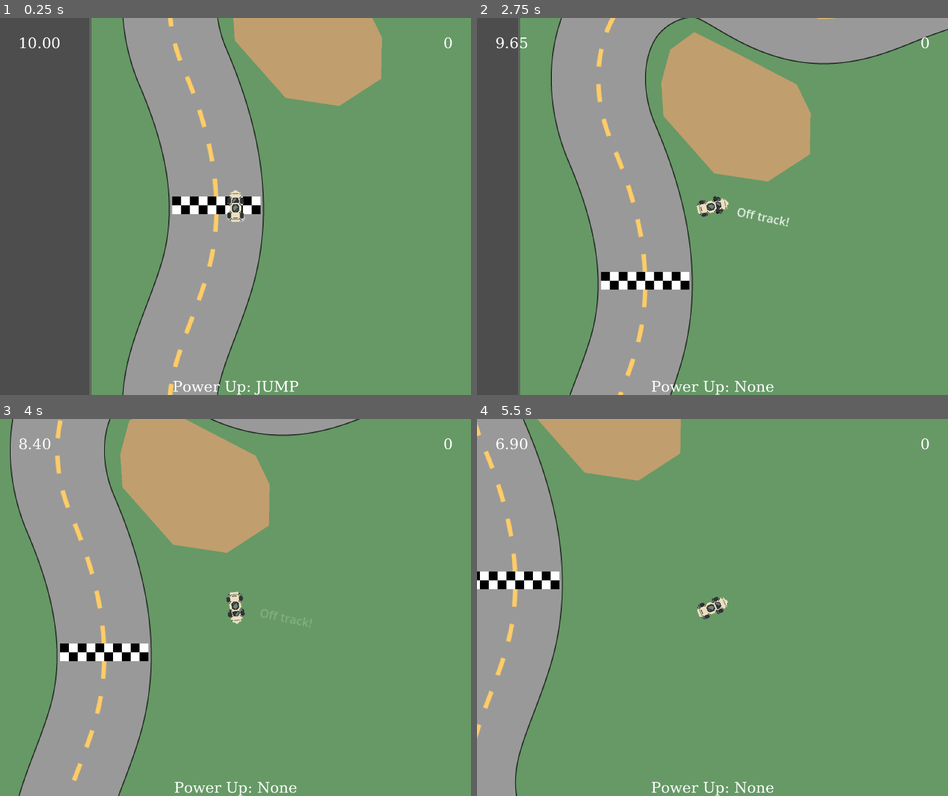
Above: before the commit, frames 1-4 (two rows, left to right).
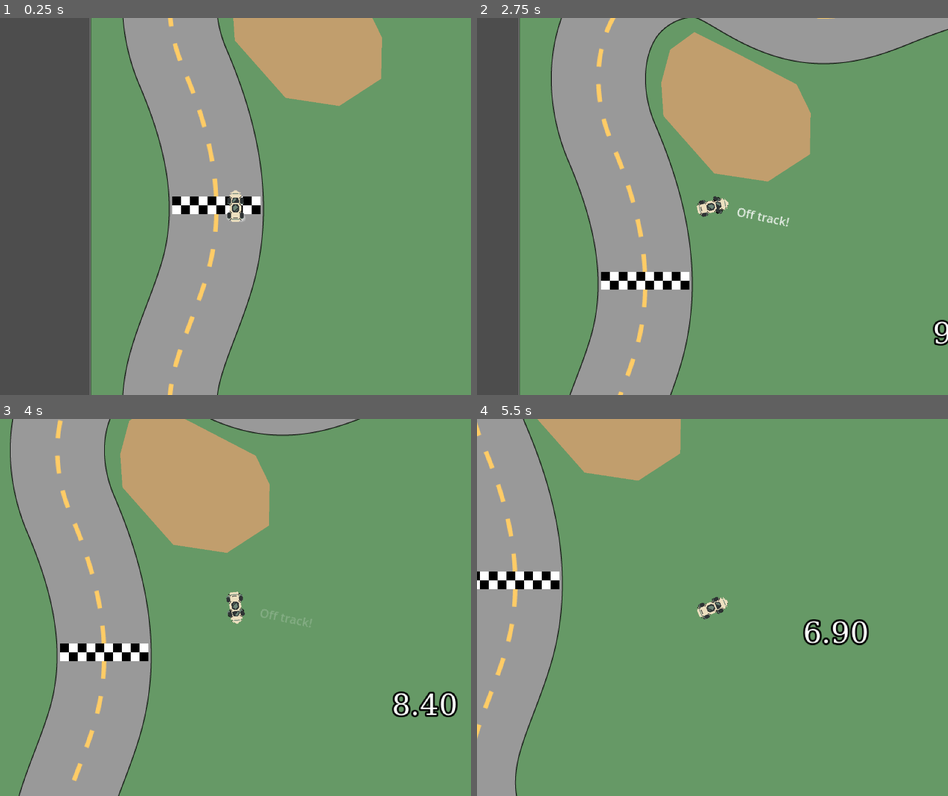
Above: after the commit, the same moments.

Repository: PGComai/Made-at-the-MADE-2025
Game: Godot game, scene res://scenes/racetrack2/racetrack2.tscn
Two runs of this game, one before a commit and one after it. Both use one fixed random seed, a clock stepped at 60 frames per second and the inputs below.
Inputs:
- Up to frame 1 (0.25 s): no input
- Up to frame 2 (2.75 s): hold D (right) 0.53-1.28 s; tap . (a) at 0.6, 1.35, 2.1 s; hold S (brake) 1.28-2.03 s; hold D (right) from 2.03 s (still down)
- Up to frame 3 (4 s): tap . (a) at 2.85, 3.6 s; release D (right) at 3.53 s; hold A (left) from 3.53 s (still down)
- Up to frame 4 (5.5 s): tap . (a) at 4.35, 5.1 s; release A (left) at 5.03 s; hold S (brake) from 5.03 s (still down)

The runs differ from the first frame. In frame 1, 0.4% of the frame differs, in the area x 4-96%, y 5-100%; in frame 2, 0.5%; in frame 3, 1.0%; in frame 4, 1.0%.

Commit message:
Stop using viewport texture in main

Diff:
--- a/main.gd
+++ b/main.gd
@@ -1,4 +1,4 @@
-extends Control
+extends Node
 
 const POINT_TIME := 0.1
 
@@ -10,7 +10,7 @@
 @export var car: Car
 @onready var time_label: Label = %LabelTimeLeft
 @onready var score_label: Label = %Score
-@onready var label_power_up: Label = $LabelPowerUp
+@onready var label_power_up: Label = %LabelPowerUp
 
 func _ready() -> void:
 	car.completed_lap.connect(_on_completed_lap)
--- a/scenes/game_over/game_over.tscn
+++ b/scenes/game_over/game_over.tscn
@@ -17,6 +17,7 @@
 font_size = 30
 
 [node name="GameOver" type="CanvasLayer"]
+layer = 100
 script = ExtResource("1_3j056")
 
 [node name="Control" type="ColorRect" parent="."]
--- a/scenes/racetrack2/racetrack2.tscn
+++ b/scenes/racetrack2/racetrack2.tscn
@@ -9,136 +9,108 @@
 [ext_resource type="PackedScene" uid="uid://bivlmeywelyqy" path="res://scenes/finish_line/finish_line.tscn" id="6_ddnrx"]
 [ext_resource type="Script" uid="uid://duykyco6wqlc" path="res://terrain/terrain.gd" id="7_gr8d5"]
 
-[sub_resource type="ViewportTexture" id="ViewportTexture_gr8d5"]
-viewport_path = NodePath("TextureRect/SubViewport")
-
 [sub_resource type="SystemFont" id="SystemFont_wyggb"]
 font_names = PackedStringArray("monospace")
+subpixel_positioning = 0
 
 [sub_resource type="LabelSettings" id="LabelSettings_gq24m"]
 font = SubResource("SystemFont_wyggb")
 font_size = 40
+outline_size = 10
+outline_color = Color(0, 0, 0, 1)
 
-[sub_resource type="SystemFont" id="SystemFont_gq24m"]
-font_names = PackedStringArray("monospace")
+[node name="UX" type="Node" node_paths=PackedStringArray("car")]
+script = ExtResource("1_gq24m")
+car = NodePath("Racetrack2/Car")
 
-[sub_resource type="LabelSettings" id="LabelSettings_wyggb"]
-font = SubResource("SystemFont_gq24m")
-font_size = 40
+[node name="Racetrack2" type="Node2D" parent="."]
 
-[node name="UX" type="Control" node_paths=PackedStringArray("car")]
-layout_mode = 3
-anchors_preset = 15
-anchor_right = 1.0
-anchor_bottom = 1.0
-grow_horizontal = 2
-grow_vertical = 2
-script = ExtResource("1_gq24m")
-car = NodePath("TextureRect/SubViewport/Racetrack2/Car")
-
-[node name="TextureRect" type="TextureRect" parent="."]
-layout_mode = 1
-anchors_preset = 15
-anchor_right = 1.0
-anchor_bottom = 1.0
-grow_horizontal = 2
-grow_vertical = 2
-texture = SubResource("ViewportTexture_gr8d5")
-
-[node name="SubViewport" type="SubViewport" parent="TextureRect"]
-canvas_item_default_texture_filter = 0
-audio_listener_enable_2d = true
-size = Vector2i(1280, 1024)
-
-[node name="Racetrack2" type="Node2D" parent="TextureRect/SubViewport"]
-
-[node name="CheckpointRecorder" type="Node" parent="TextureRect/SubViewport/Racetrack2"]
+[node name="CheckpointRecorder" type="Node" parent="Racetrack2"]
 script = ExtResource("1_c5lvn")
 metadata/_custom_type_script = "uid://bilbkxg3fr8ac"
 
-[node name="Sprite2D" type="Sprite2D" parent="TextureRect/SubViewport/Racetrack2"]
+[node name="Sprite2D" type="Sprite2D" parent="Racetrack2"]
 texture = ExtResource("2_ddnrx")
 
-[node name="FinishLine" parent="TextureRect/SubViewport/Racetrack2" node_paths=PackedStringArray("checkpoint_recorder") instance=ExtResource("6_ddnrx")]
+[node name="FinishLine" parent="Racetrack2" node_paths=PackedStringArray("checkpoint_recorder") instance=ExtResource("6_ddnrx")]
 position = Vector2(-341, -3)
 checkpoint_recorder = NodePath("../CheckpointRecorder")
 
-[node name="Checkpoint" parent="TextureRect/SubViewport/Racetrack2" instance=ExtResource("2_c5lvn")]
+[node name="Checkpoint" parent="Racetrack2" instance=ExtResource("2_c5lvn")]
 position = Vector2(414.00006, -378)
 rotation = -0.7853982
 width = 150.0
 
-[node name="Checkpoint2" parent="TextureRect/SubViewport/Racetrack2" instance=ExtResource("2_c5lvn")]
+[node name="Checkpoint2" parent="Racetrack2" instance=ExtResource("2_c5lvn")]
 position = Vector2(340, 401.00003)
 rotation = 0.7853982
 width = 150.0
 
-[node name="Checkpoint3" parent="TextureRect/SubViewport/Racetrack2" instance=ExtResource("2_c5lvn")]
+[node name="Checkpoint3" parent="Racetrack2" instance=ExtResource("2_c5lvn")]
 position = Vector2(-358.99994, -385)
 rotation = 0.7853982
 width = 150.0
 
-[node name="Checkpoint4" parent="TextureRect/SubViewport/Racetrack2" instance=ExtResource("2_c5lvn")]
+[node name="Checkpoint4" parent="Racetrack2" instance=ExtResource("2_c5lvn")]
 position = Vector2(-374, 361.00003)
 rotation = 2.3561945
 width = 150.0
 
-[node name="Car" parent="TextureRect/SubViewport/Racetrack2" groups=["car"] instance=ExtResource("4_q0spc")]
+[node name="Car" parent="Racetrack2" groups=["car"] instance=ExtResource("4_q0spc")]
 position = Vector2(-315, 0)
 
-[node name="ChaseCam" parent="TextureRect/SubViewport/Racetrack2" node_paths=PackedStringArray("car") instance=ExtResource("5_ddnrx")]
+[node name="ChaseCam" parent="Racetrack2" node_paths=PackedStringArray("car") instance=ExtResource("5_ddnrx")]
 position = Vector2(-315, 0)
 car = NodePath("../Car")
 
-[node name="TerrainSand" type="Area2D" parent="TextureRect/SubViewport/Racetrack2"]
+[node name="TerrainSand" type="Area2D" parent="Racetrack2"]
 position = Vector2(-259, -264)
 script = ExtResource("7_gr8d5")
 terrain_type = "sand"
 metadata/_custom_type_script = "uid://duykyco6wqlc"
 metadata/_edit_group_ = true
 
-[node name="CollisionPolygon2D" type="CollisionPolygon2D" parent="TextureRect/SubViewport/Racetrack2/TerrainSand"]
+[node name="CollisionPolygon2D" type="CollisionPolygon2D" parent="Racetrack2/TerrainSand"]
 polygon = PackedVector2Array(-60, -8, -48, -53, -15, -77, 43, -48, 124, -6, 143, 33, 142, 89, 85, 126, 12, 115, -57, 37)
 
-[node name="Polygon2D" type="Polygon2D" parent="TextureRect/SubViewport/Racetrack2/TerrainSand"]
+[node name="Polygon2D" type="Polygon2D" parent="Racetrack2/TerrainSand"]
 color = Color(0.7594102, 0.6221743, 0.43064967, 1)
 polygon = PackedVector2Array(-60, -8, -48, -53, -15, -77, 43, -48, 124, -6, 143, 33, 142, 89, 85, 126, 12, 115, -57, 37)
 
-[node name="TerrainDirt" type="Area2D" parent="TextureRect/SubViewport/Racetrack2"]
+[node name="TerrainDirt" type="Area2D" parent="Racetrack2"]
 position = Vector2(346, -73)
 script = ExtResource("7_gr8d5")
 terrain_type = "dirt"
 metadata/_custom_type_script = "uid://duykyco6wqlc"
 metadata/_edit_group_ = true
 
-[node name="CollisionPolygon2D" type="CollisionPolygon2D" parent="TextureRect/SubViewport/Racetrack2/TerrainDirt"]
+[node name="CollisionPolygon2D" type="CollisionPolygon2D" parent="Racetrack2/TerrainDirt"]
 polygon = PackedVector2Array(-13, -130, -32, -80, -48, 8, -37, 89, -16, 146, 28, 189, 36, 164, 46, 175, 70, 157, 86, 177, 94, 147, 125, 164, 138, 128, 117, 55, 118, 2, 137, -77, 140, -122, 114, -134, 98, -112, 51, -127, 49, -106, 9, -134)
 
-[node name="Polygon2D" type="Polygon2D" parent="TextureRect/SubViewport/Racetrack2/TerrainDirt"]
+[node name="Polygon2D" type="Polygon2D" parent="Racetrack2/TerrainDirt"]
 color = Color(0.47637045, 0.30216306, 0.17505264, 1)
 polygon = PackedVector2Array(-13, -130, -32, -80, -48, 8, -37, 89, -16, 146, 28, 189, 36, 164, 46, 175, 70, 157, 86, 177, 94, 147, 125, 164, 138, 128, 117, 55, 118, 2, 137, -77, 140, -122, 114, -134, 98, -112, 51, -127, 49, -106, 9, -134)
 
-[node name="TerrainOil" type="Area2D" parent="TextureRect/SubViewport/Racetrack2"]
+[node name="TerrainOil" type="Area2D" parent="Racetrack2"]
 position = Vector2(200, -392)
 script = ExtResource("7_gr8d5")
 terrain_type = "oil"
 metadata/_custom_type_script = "uid://duykyco6wqlc"
 metadata/_edit_group_ = true
 
-[node name="CollisionPolygon2D" type="CollisionPolygon2D" parent="TextureRect/SubViewport/Racetrack2/TerrainOil"]
+[node name="CollisionPolygon2D" type="CollisionPolygon2D" parent="Racetrack2/TerrainOil"]
 polygon = PackedVector2Array(-58, -5, -40, -14, -18, -25, 2, -36, 19, -32, 32, -9, 47, 4, 40, 18, 20, 27, -15, 21, -35, 14, -68, 17, -78, 7)
 
-[node name="Polygon2D" type="Polygon2D" parent="TextureRect/SubViewport/Racetrack2/TerrainOil"]
+[node name="Polygon2D" type="Polygon2D" parent="Racetrack2/TerrainOil"]
 color = Color(0.1361005, 0.1361005, 0.1361005, 1)
 polygon = PackedVector2Array(-58, -5, -40, -14, -18, -25, 2, -36, 19, -32, 32, -9, 47, 4, 40, 18, 20, 27, -15, 21, -35, 14, -68, 17, -78, 7)
 
-[node name="Track" type="Area2D" parent="TextureRect/SubViewport/Racetrack2" groups=["track"]]
+[node name="Track" type="Area2D" parent="Racetrack2" groups=["track"]]
 
-[node name="CollisionPolygon2D" type="CollisionPolygon2D" parent="TextureRect/SubViewport/Racetrack2/Track"]
+[node name="CollisionPolygon2D" type="CollisionPolygon2D" parent="Racetrack2/Track"]
 polygon = PackedVector2Array(-406, 13, -277, 16, -284, -93, -311, -179, -342, -263, -331, -327, -293, -358, -260, -356, …(897 unchanged characters)…
 
 [node name="MarginContainer" type="MarginContainer" parent="."]
-layout_mode = 1
 anchors_preset = 15
 anchor_right = 1.0
 anchor_bottom = 1.0
@@ -170,28 +142,26 @@
 layout_mode = 2
 size_flags_horizontal = 3
 text = "0"
-label_settings = SubResource("LabelSettings_wyggb")
+label_settings = SubResource("LabelSettings_gq24m")
 horizontal_alignment = 2
 
-[node name="LabelPowerUp" type="Label" parent="."]
-layout_mode = 1
-anchors_preset = 7
-anchor_left = 0.5
-anchor_top = 1.0
-anchor_right = 0.5
-anchor_bottom = 1.0
-offset_left = -20.0
-offset_top = -23.0
-offset_right = 20.0
-grow_horizontal = 2
-grow_vertical = 0
+[node name="Space" type="Control" parent="MarginContainer/VBoxContainer"]
+layout_mode = 2
+size_flags_vertical = 3
+
+[node name="LabelPowerUp" type="Label" parent="MarginContainer/VBoxContainer"]
+unique_name_in_owner = true
+layout_mode = 2
 text = "Power Up: None"
 label_settings = SubResource("LabelSettings_gq24m")
 horizontal_alignment = 1
 
-[connection signal="checkpoint_entered" from="TextureRect/SubViewport/Racetrack2/CheckpointRecorder" to="TextureRect/SubViewport/Racetrack2/Car" method="_on_checkpoint_entered"]
-[connection signal="seen_all_checkpoints" from="TextureRect/SubViewport/Racetrack2/CheckpointRecorder" to="TextureRect/SubViewport/Racetrack2/Car" method="_on_checkpoint_recorder_seen_all_checkpoints"]
-[connection signal="lap_finished" from="TextureRect/SubViewport/Racetrack2/FinishLine" to="TextureRect/SubViewport/Racetrack2/Car" method="_on_lap_finished"]
-[connection signal="i_died" from="TextureRect/SubViewport/Racetrack2/Car" to="." method="game_over"]
-[connection signal="power_up_get" from="TextureRect/SubViewport/Racetrack2/Car" to="." method="_on_car_power_up_get"]
-[connection signal="power_up_used" from="TextureRect/SubViewport/Racetrack2/Car" to="." method="_on_car_power_up_used"]
+[node name="CanvasLayer" type="CanvasLayer" parent="."]
+layer = 10
+
+[connection signal="checkpoint_entered" from="Racetrack2/CheckpointRecorder" to="Racetrack2/Car" method="_on_checkpoint_entered"]
+[connection signal="seen_all_checkpoints" from="Racetrack2/CheckpointRecorder" to="Racetrack2/Car" method="_on_checkpoint_recorder_seen_all_checkpoints"]
+[connection signal="lap_finished" from="Racetrack2/FinishLine" to="Racetrack2/Car" method="_on_lap_finished"]
+[connection signal="i_died" from="Racetrack2/Car" to="." method="game_over"]
+[connection signal="power_up_get" from="Racetrack2/Car" to="." method="_on_car_power_up_get"]
+[connection signal="power_up_used" from="Racetrack2/Car" to="." method="_on_car_power_up_used"]
Not shown: 1 places in scenes/racetrack2/racetrack2.tscn that only renumber resources
